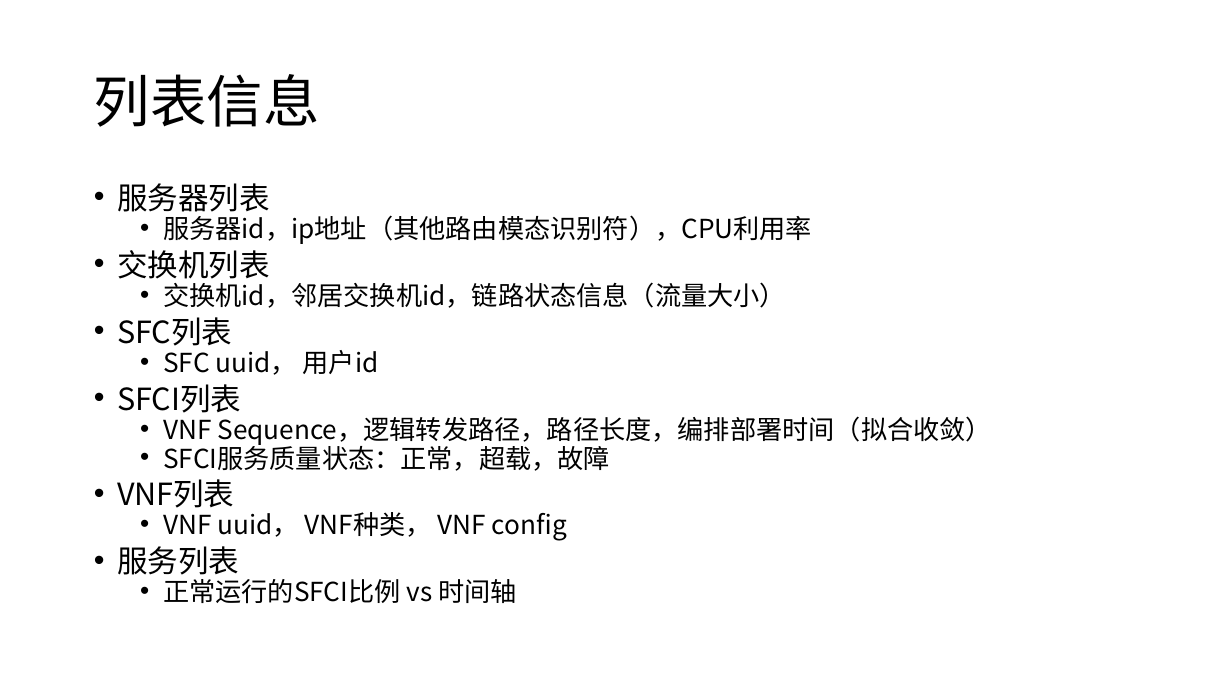
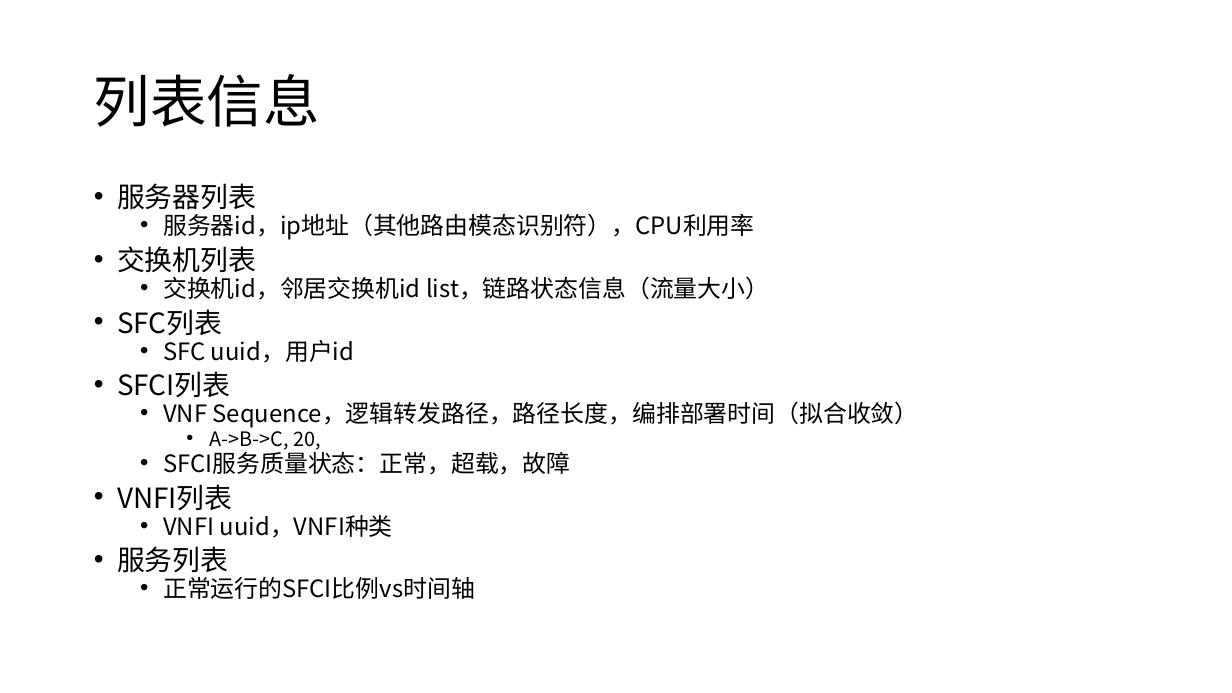
Before and after one commit to magaboomchen/SelfAdaptiveMano, a slide deck: slide 8 of doc/SoftwareDesign/Dashboard/DashboardRequirements.pptx (slide 3 before the commit). Drawn at 1232x693 pixels with LibreOffice and Linux fonts; fonts in the diff are those of the drawing. Boxes give left, top, right and bottom in pixels: in the first picture for what was removed or moved away, otherwise in the second. Text is boxed around its words. In the diff, an @@ line names an element or a change of style, - is before the commit and + after.

```diff
--- a/doc/SoftwareDesign/Dashboard/DashboardRequirements.pptx
+++ b/doc/SoftwareDesign/Dashboard/DashboardRequirements.pptx
@@ text at box(117, 183, 919, 573): size 23.8 to 21.7 pt in "服务器列表", "交换机列表", "SFC列表", "SFCI列表" and 1 more places; size 20.4 to 18.6 pt in "服务器id，ip地址（其他路由模态识别符），CPU利用率", "VNF Sequence，逻辑转发路径，路径长度，编排部署时间（拟合收敛）", "SFCI服务质量状态：正常，超载，故障" @@
@@ text at box(163, 276, 769, 300): text changed; size 20.4 to 18.6 pt @@
-  • 交换机id，邻居交换机id，链路状态信息（流量大小）
+  • 交换机id，邻居交换机id list，链路状态信息（流量大小）
@@ text at box(163, 340, 354, 363): text changed; size 20.4 to 18.6 pt @@
-  • SFC uuid， 用户id
+  • SFC uuid，用户id
@@ text at box(209, 426, 321, 453): paragraph added @@
+    • A->B->C, 20,
@@ text at box(117, 484, 393, 538): text changed; size 20.4 to 18.6 pt @@
-• VNF列表
-  • VNF uuid， VNF种类， VNF config
+• VNFI列表
+  • VNFI uuid，VNFI种类
@@ text at box(163, 577, 475, 599): text changed; size 20.4 to 18.6 pt @@
-  • 正常运行的SFCI比例 vs 时间轴
+  • 正常运行的SFCI比例vs时间轴
```
Also in this commit, not shown: 1 other slide changed, 5 slides added, 17 other files.
